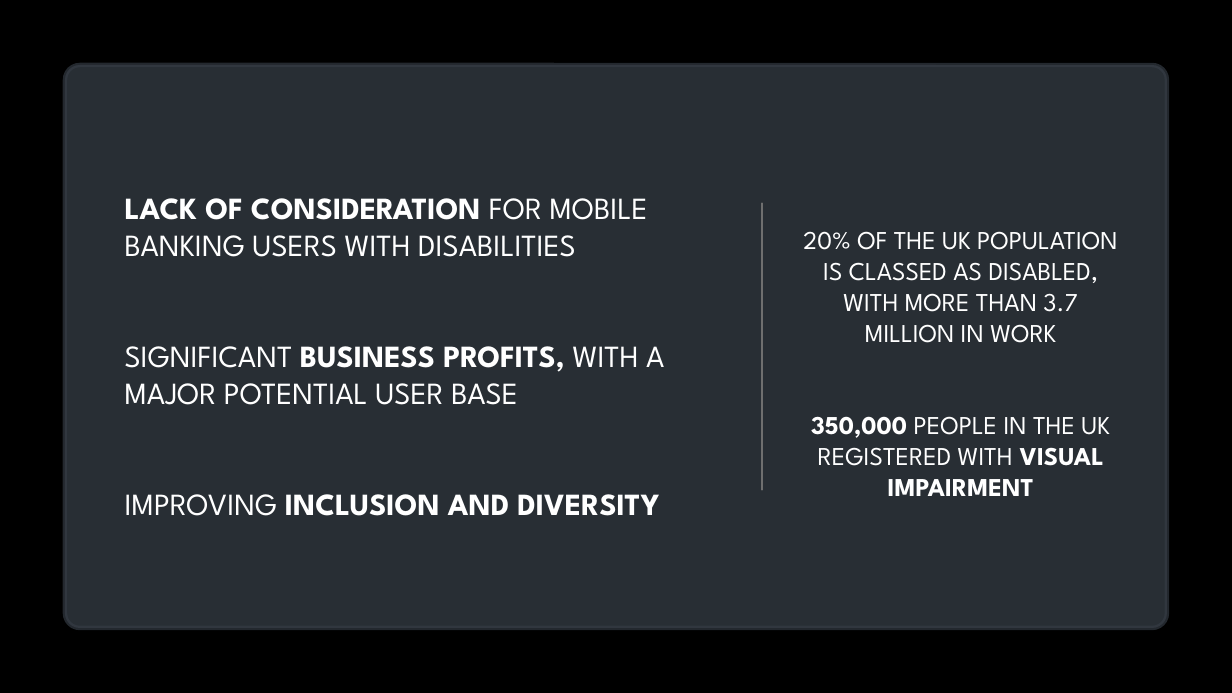
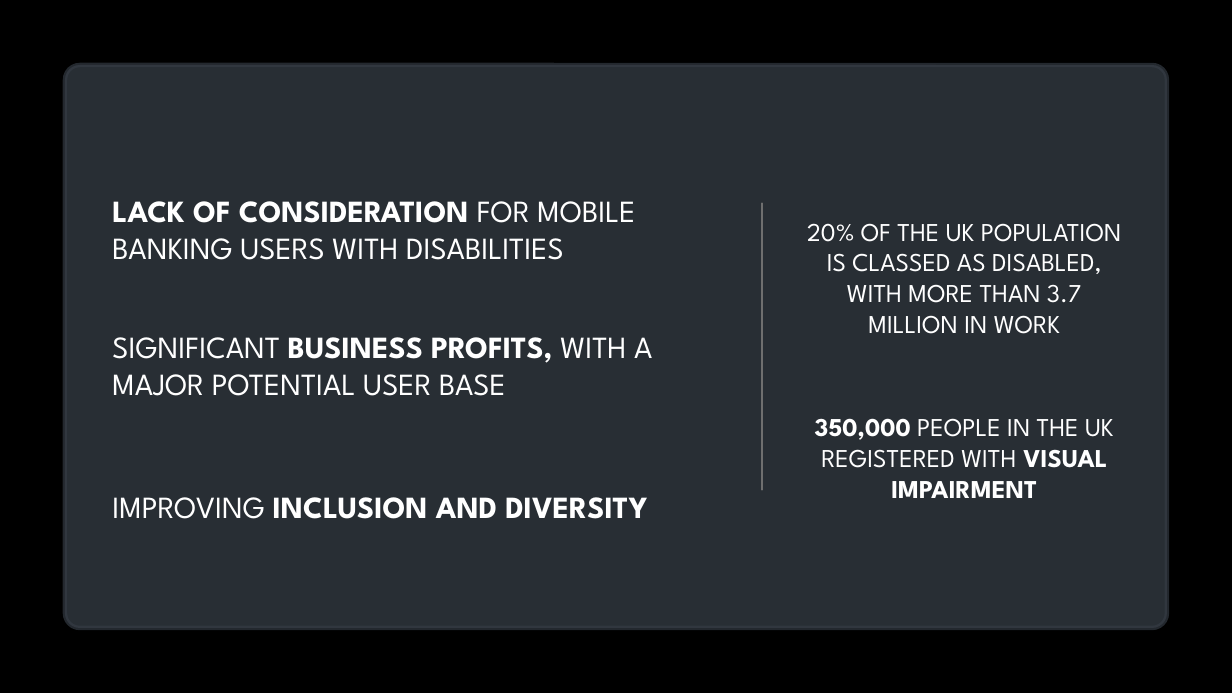
Before and after one commit to robobot97/GradHackTeam30, a slide deck: slide 4 of GradHack Project Presentation.pptx. Drawn at 1232x693 pixels with LibreOffice and Linux fonts; fonts in the diff are those of the drawing; background and template pictures are left out. Boxes give left, top, right and bottom in pixels: in the first picture for what was removed or moved away, otherwise in the second. Text is boxed around its words. In the diff, an @@ line names an element or a change of style, - is before the commit and + after.

```diff
--- a/GradHack Project Presentation.pptx
+++ b/GradHack Project Presentation.pptx
@@ text "20% OF THE UK POPULATION ...": place and size @@
-text "20% OF THE UK POPULATION ..." at bbox=[803, 231, 1118, 496]
+text "20% OF THE UK POPULATION ..." at bbox=[807, 223, 1122, 334]
@@ text added at bbox=[112, 201, 635, 260], 24 pt, text gradient #FFFFFF to #A6A6A6 @@
+LACK OF CONSIDERATION FOR MOBILE BANKING USERS WITH DISABILITIES
@@ text added at bbox=[112, 337, 652, 396], 24 pt, text gradient #FFFFFF to #A6A6A6 @@
+SIGNIFICANT BUSINESS PROFITS, WITH A MAJOR POTENTIAL USER BASE
@@ text at bbox=[811, 416, 1110, 496]: paragraph removed @@
-350,000 PEOPLE IN THE UK REGISTERED WITH VISUAL IMPAIRMENT
@@ text added at bbox=[815, 418, 1114, 498], 20 pt, text gradient #FFFFFF to #A6A6A6 @@
+350,000 PEOPLE IN THE UK REGISTERED WITH VISUAL IMPAIRMENT
@@ title at bbox=[112, 497, 647, 519]: text changed; bold on @@
-LACK OF CONSIDERATION FOR MOBILE BANKING USERS WITH DISABILITIES
-SIGNIFICANT BUSINESS PROFITS, WITH A MAJOR POTENTIAL USER BASE
-IMPROVING INCLUSION AND DIVERSITY
+IMPROVING INCLUSION AND DIVERSITY
```
Also in this commit, not shown: 3 other slides changed, 13 slides added, 2 slides removed, 11 other files.
